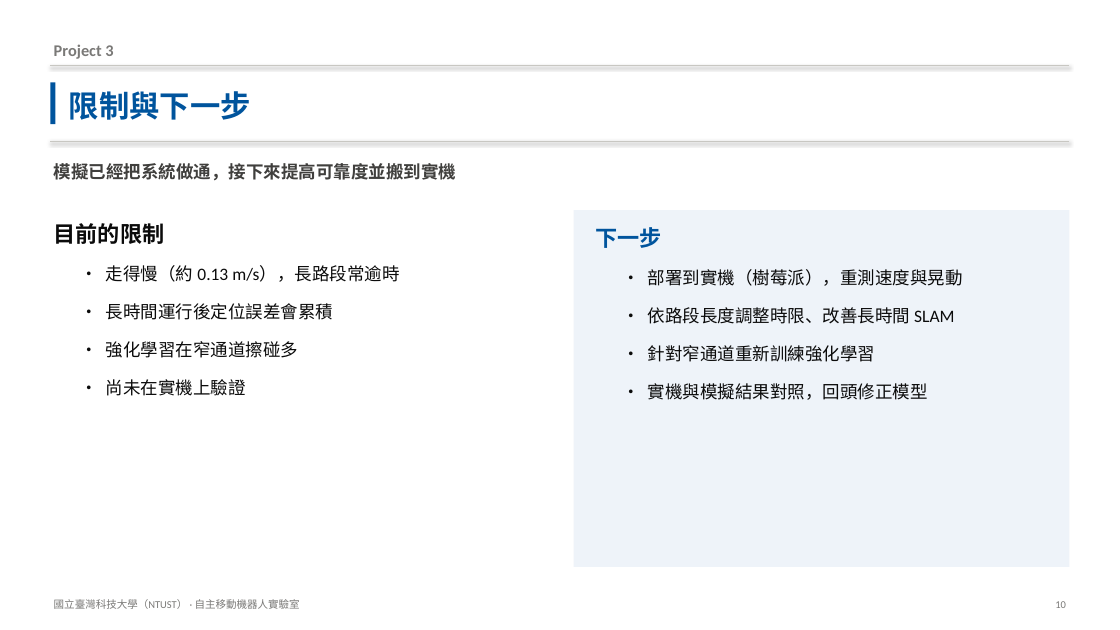
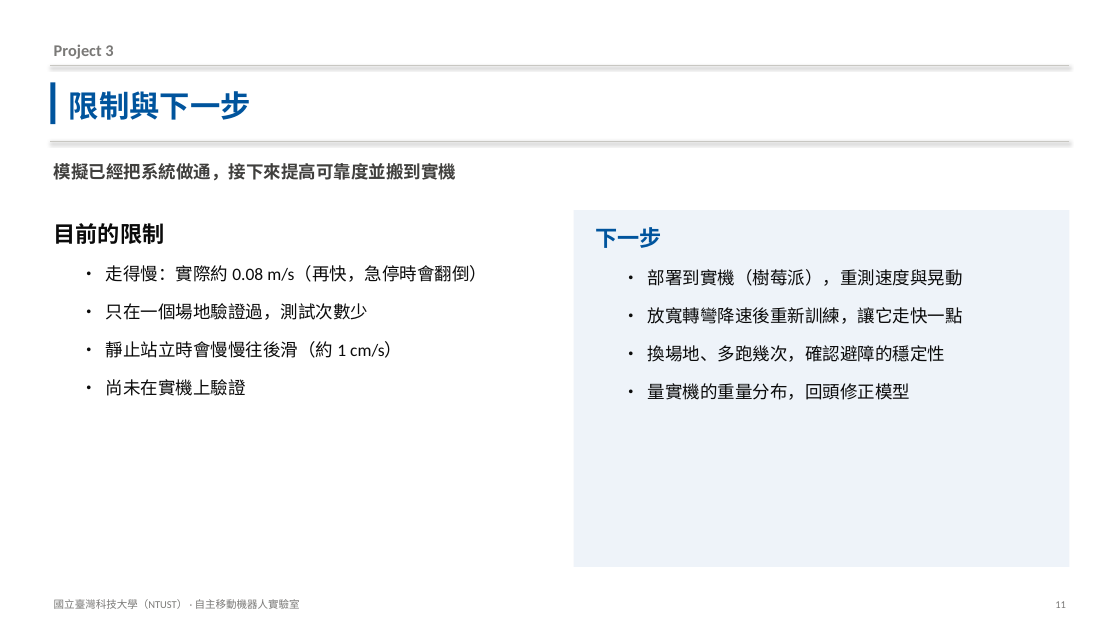
Before and after one commit to Anny1007/dogzilla-s1-sim, a slide deck: slide 11 of docs/DOGZILLA_專案簡報.pptx (slide 10 before the commit). Drawn at 1120x630 pixels with LibreOffice and Linux fonts; fonts in the diff are those of the drawing. Boxes give left, top, right and bottom in pixels: in the first picture for what was removed or moved away, otherwise in the second. Text is boxed around its words. In the diff, an @@ line names an element or a change of style, - is before the commit and + after.

```diff
--- a/docs/DOGZILLA_專案簡報.pptx
+++ b/docs/DOGZILLA_專案簡報.pptx
@@ text at bbox=[106, 265, 487, 358]: text changed @@
-• 走得慢（約 0.13 m/s），長路段常逾時
-• 長時間運行後定位誤差會累積
-• 強化學習在窄通道擦碰多
+• 走得慢：實際約 0.08 m/s（再快，急停時會翻倒）
+• 只在一個場地驗證過，測試次數少
+• 靜止站立時會慢慢往後滑（約 1 cm/s）
@@ text at bbox=[648, 307, 963, 400]: text changed @@
-• 依路段長度調整時限、改善長時間 SLAM
-• 針對窄通道重新訓練強化學習
-• 實機與模擬結果對照，回頭修正模型
+• 放寬轉彎降速後重新訓練，讓它走快一點
+• 換場地、多跑幾次，確認避障的穩定性
+• 量實機的重量分布，回頭修正模型
@@ text at bbox=[1055, 601, 1066, 608]: text changed @@
-10
+11
```
Also in this commit, not shown: 7 other slides changed, 1 slide added, 12 other files.
